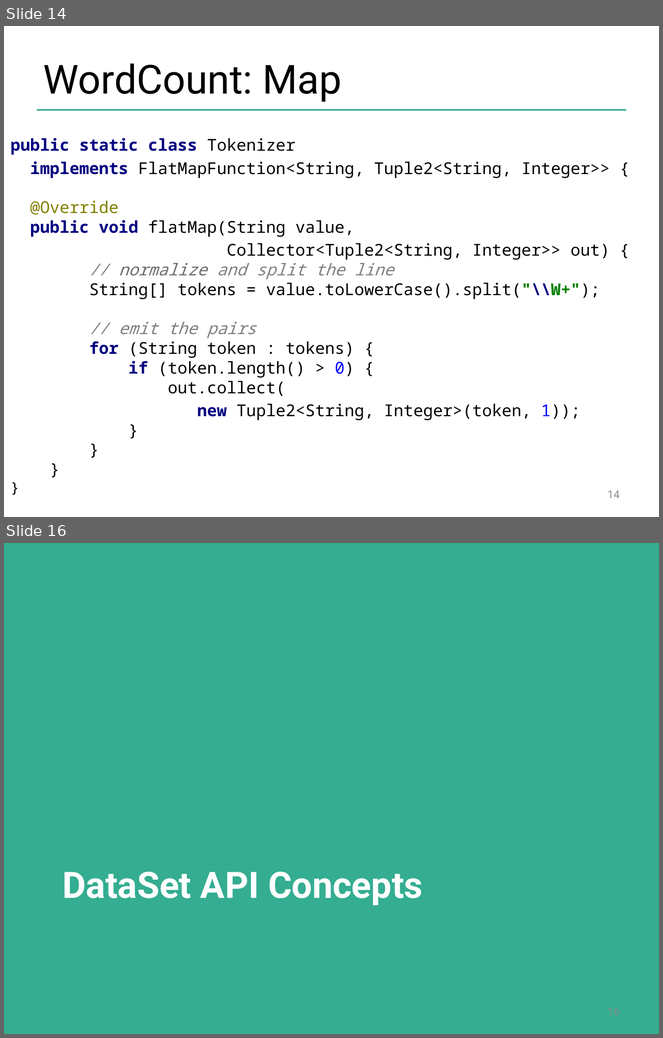
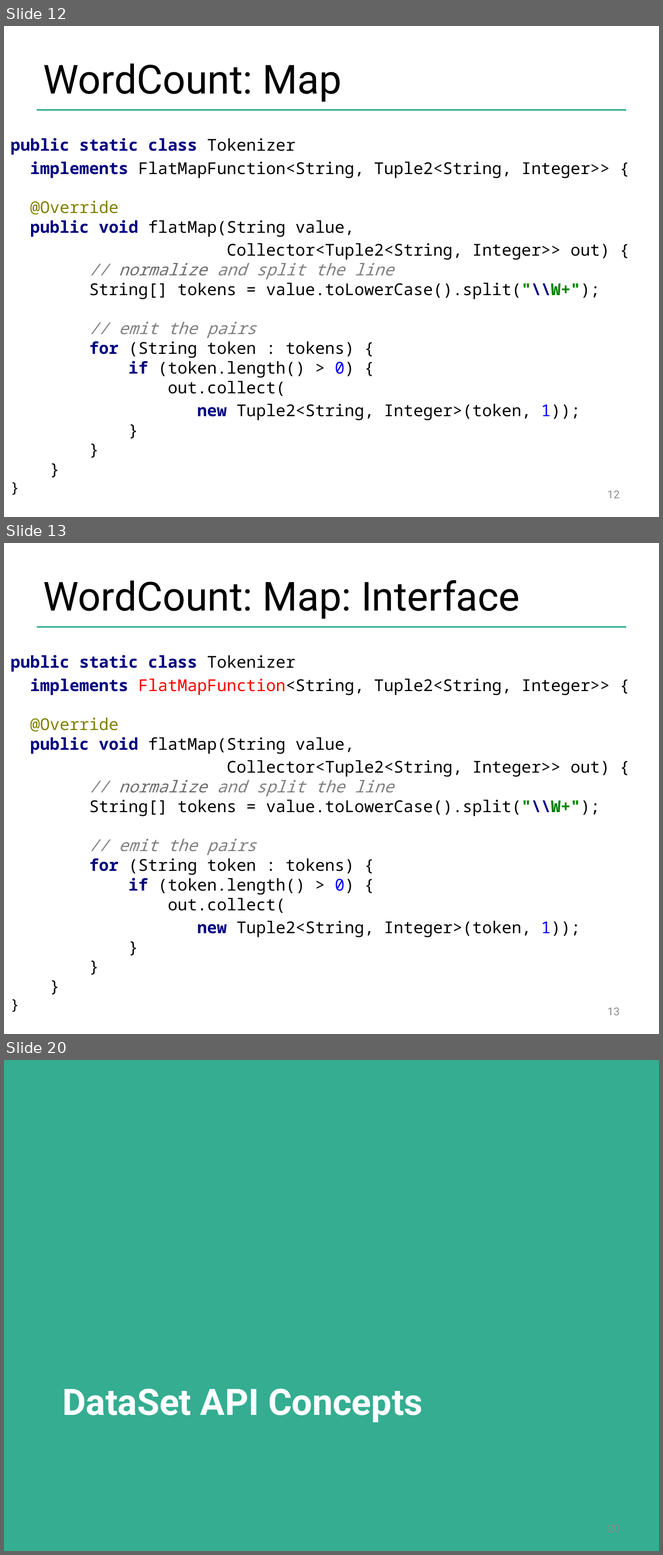
Before and after one commit to dataArtisans/flink-training-web, a slide deck: slides/flink_batch_basics.pptx. Shown one above the other, each under a label of ours: slides 14 and 16 before the commit, slides 12, 13 and 20 after it; the slides between them are not shown. The pictures are 663x1038 and 663x1555 pixels, drawn with LibreOffice and Linux fonts; fonts in the diff are those of the drawing; background and template pictures are left out. Boxes give left, top, right and bottom in pixels: in the first picture for what was removed or moved away, otherwise in the second. Text is boxed around its words. In the diff, an @@ line names an element or a change of style, - is before the commit and + after.

```diff
--- a/slides/flink_batch_basics.pptx
+++ b/slides/flink_batch_basics.pptx
@@ slide 13 added at bbox=[4, 543, 659, 1034], background #FFFFFF; not listed: 1 template element that a slide beside it also shows @@
@@ title added at bbox=[44, 580, 520, 619], 44 pt, text #000000 @@
+WordCount: Map: Interface
@@ text added at bbox=[11, 655, 610, 938], 18 pt, text #000000 @@
+public static class Tokenizer
+implements FlatMapFunction<String, Tuple2<String, Integer>> {
+@Override
+public void flatMap(String value,
+Collector<Tuple2<String, Integer>> out) {
+// normalize and split the line
+String[] tokens = value.toLowerCase().split("\\W+");
+// emit the pairs
+for (String token : tokens) {
+if (token.length() > 0) {
+out.collect(
+new Tuple2<String, Integer>(token, 1));
+}
+}
+}
+}
@@ page number added at bbox=[608, 1008, 620, 1016], 12 pt, text #8C8C8C @@
+13
@@ what was slide 14 is now slide 12 @@
@@ page number at bbox=[608, 491, 620, 499]: text changed @@
-14
+12
@@ what was slide 16 is now slide 20 @@
```
Also in this commit, not shown: 13 slides changed, 7 other slides added, 5 slides removed.
